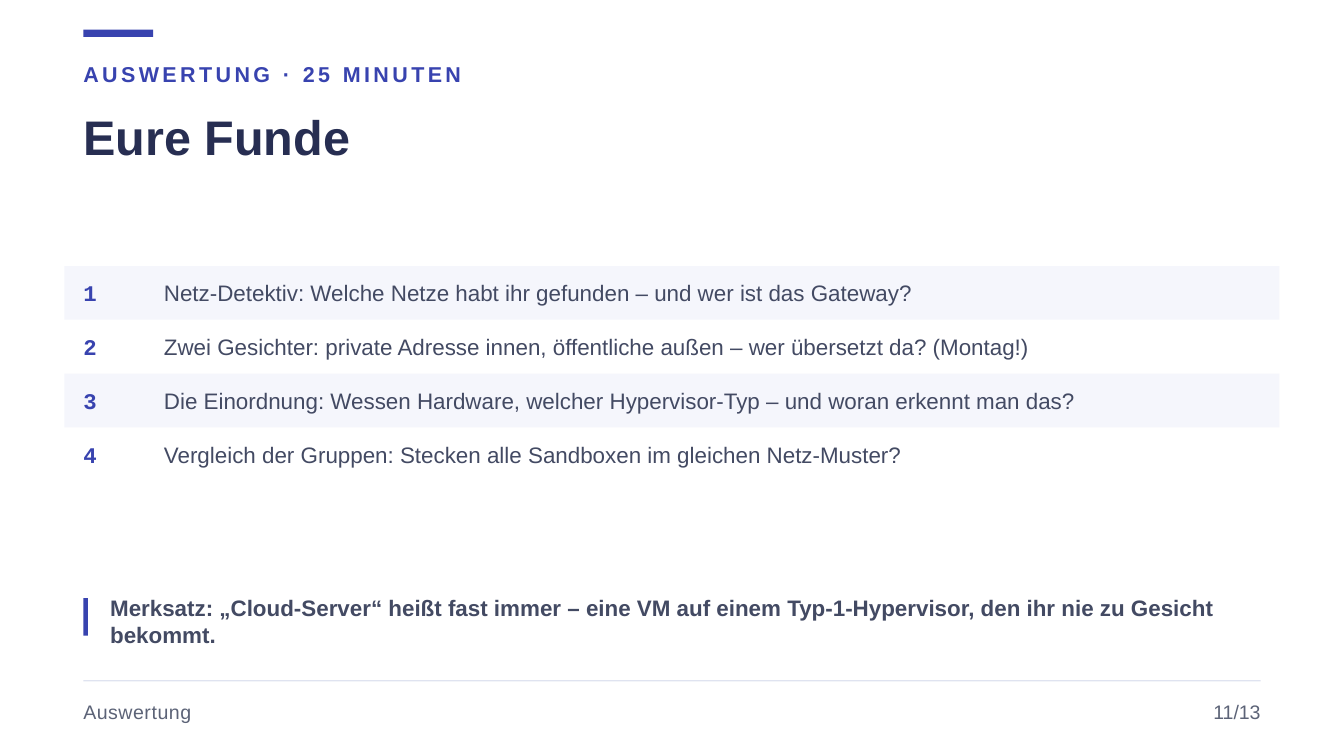
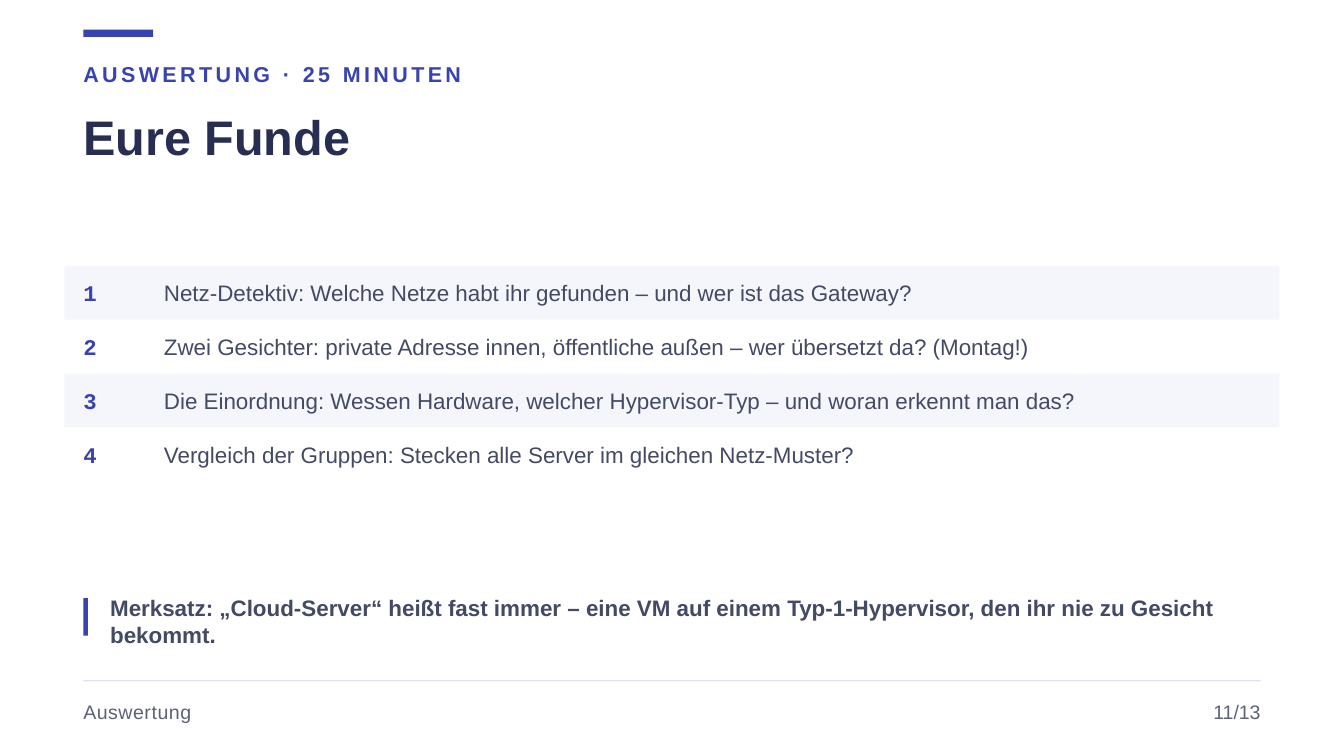
Before and after one commit to JacobMenge/kurs-unterlagen, a slide deck: slide 15 of folien/04-virtualisierung.pptx. Drawn at 1344x756 pixels with LibreOffice and Linux fonts; fonts in the diff are those of the drawing. Boxes give left, top, right and bottom in pixels: in the first picture for what was removed or moved away, otherwise in the second. Text is boxed around its words. In the diff, an @@ line names an element or a change of style, - is before the commit and + after.

```diff
--- a/folien/04-virtualisierung.pptx
+++ b/folien/04-virtualisierung.pptx
@@ text at (x1=164, y1=446, x2=853, y2=468): text changed @@
-Vergleich der Gruppen: Stecken alle Sandboxen im gleichen Netz-Muster?
+Vergleich der Gruppen: Stecken alle Server im gleichen Netz-Muster?
```
Also in this commit, not shown: 5 other slides changed, 1 other file.
